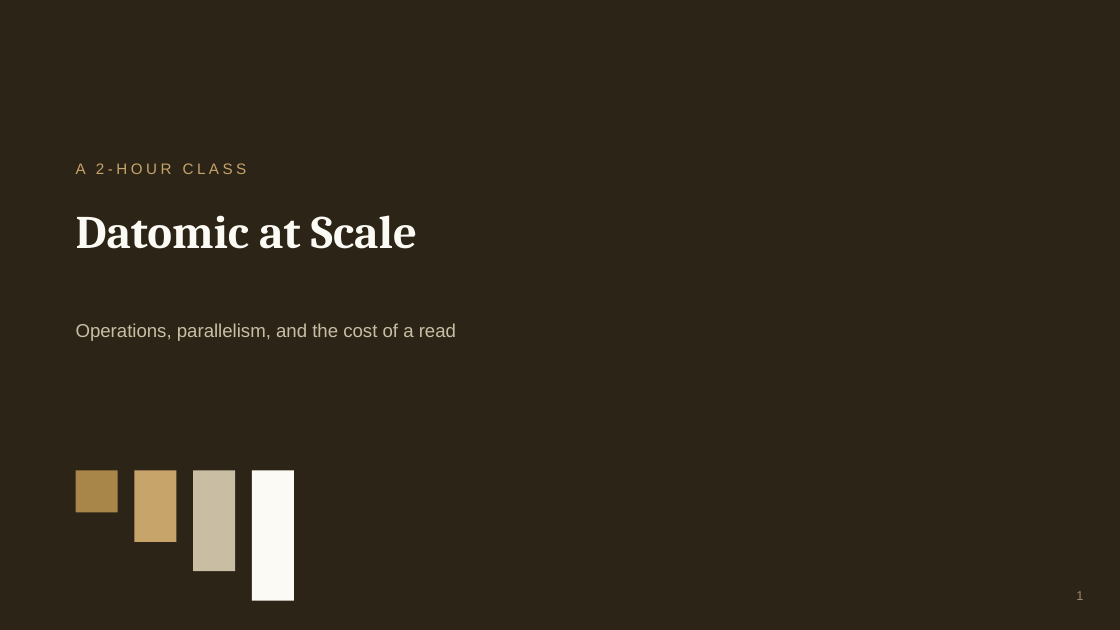
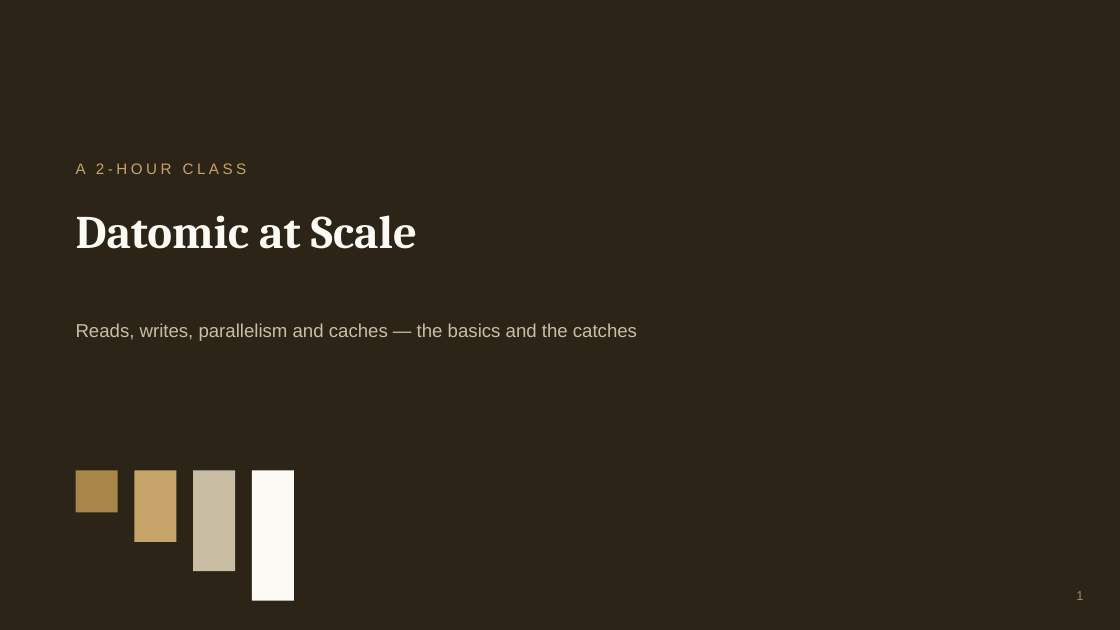
Before and after one commit to 4coders-com-br/datomic-model, a slide deck: slide 1 of datomic-at-scale.pptx. Drawn at 1120x630 pixels with LibreOffice and Linux fonts; fonts in the diff are those of the drawing. Boxes give left, top, right and bottom in pixels: in the first picture for what was removed or moved away, otherwise in the second. Text is boxed around its words. In the diff, an @@ line names an element or a change of style, - is before the commit and + after.

Commit message:
Simplify Datomic at Scale into a slides-only class
- 27-slide deck (was 42): four topics — reads, writes, parallelism,
  caches — each as basics -> one easy example -> the main catches;
  pptx regenerated from the reworked deck.js, markdown deck to match.
- Preclass brief: nothing to install or run; assumes only the
  Production class vocabulary.
- Drop the REPL labs (src/datomic_ops/labs.clj) — the class no longer
  has hands-on labs; infra/HA files stay as optional extras.
- README: class blurb and file list updated to match.

```diff
--- a/datomic-at-scale.pptx
+++ b/datomic-at-scale.pptx
@@ text at <box>76,323,637,341</box>: text changed @@
-Operations, parallelism, and the cost of a read
+Reads, writes, parallelism and caches — the basics and the catches
```
Also in this commit, not shown: 4 other slides changed, 22 slides added, 36 slides removed, 5 other files.
